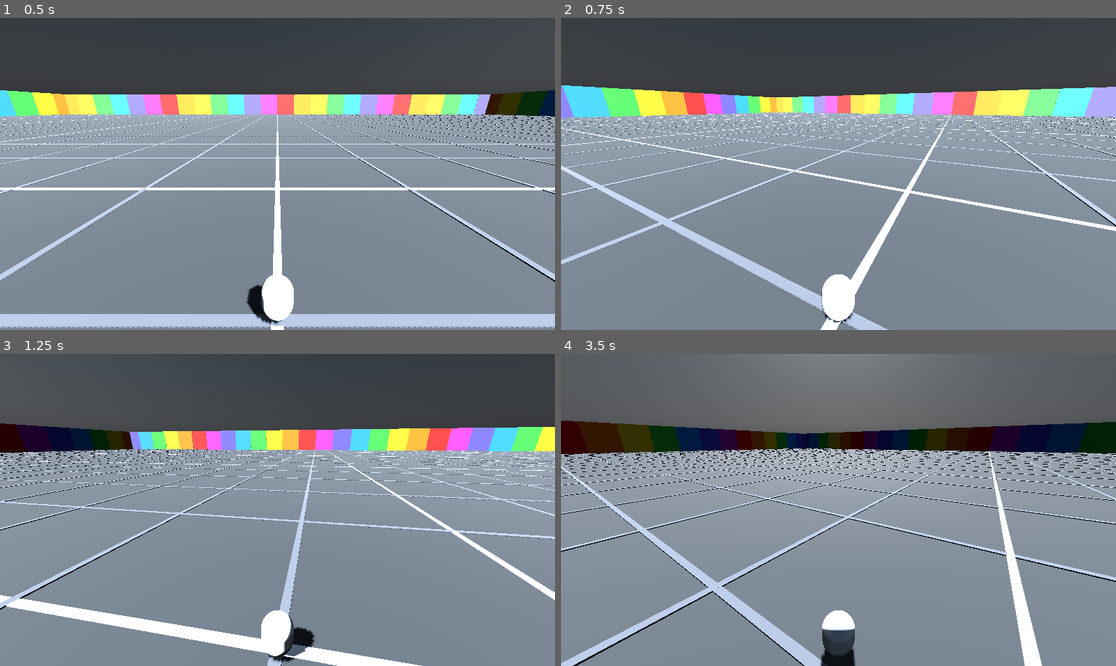
Above: before the commit, frames 1-4 (two rows, left to right).
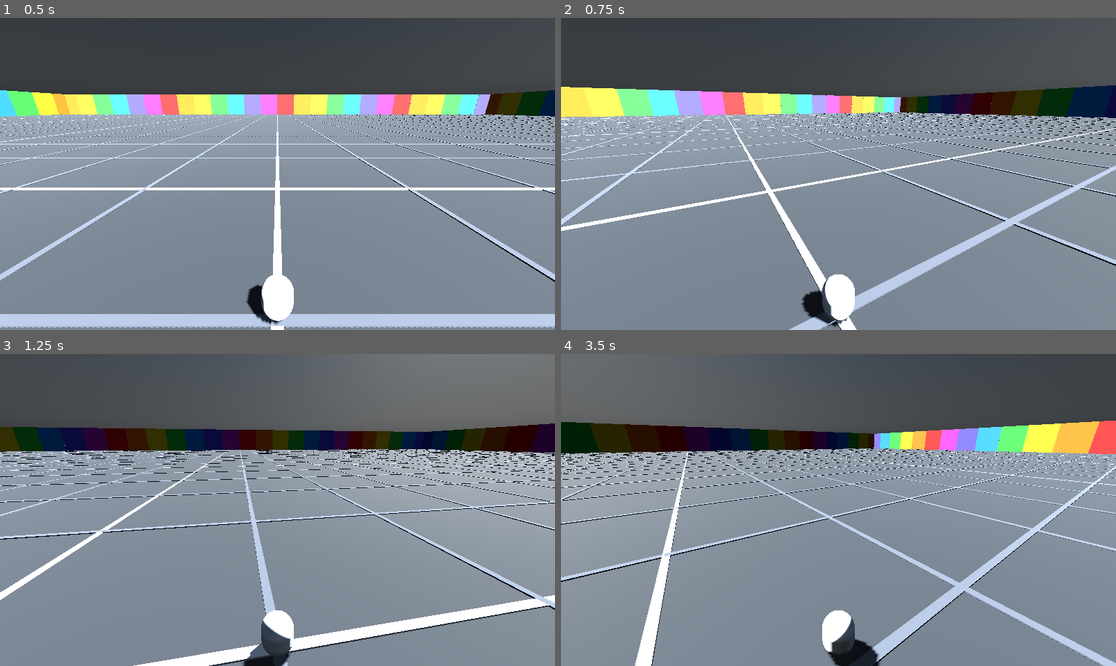
Above: after the commit, the same moments.

Repository: Lansing-Tech-Studio/godot-3d-runner
Game: Godot game, scene res://scenes/main.tscn
Same seed, same stepped clock (60 frames per second), same inputs: the game is played once before the commit and once after it.
Inputs:
- Up to frame 1 (0.5 s): no input
- Up to frame 2 (0.75 s): hold D (turn_right) from 0.53 s (still down); hold Shift (sprint) from 0.53 s (still down)
- Up to frame 3 (1.25 s): keep holding D (turn_right); keep holding Shift (sprint)
- Up to frame 4 (3.5 s): release D (turn_right) at 1.28 s; release Shift (sprint) at 1.28 s; hold S (move_backward) 1.28-2.03 s; tap Shift (sprint) at 1.35, 2.85 s; hold D (turn_right) 2.03-2.78 s; hold Shift (sprint) 2.03-2.78 s; hold W (move_forward) from 2.78 s (still down)

Frame 1 is identical in both runs. In frame 2, 18% of the frame differs, in the area x 0-100%, y 21-100%; in frame 3, 33%; in frame 4, 35%, in the area x 0-100%, y 0-100%.

Commit message:
Fix turn input calculation in player controller

Diff:
--- a/scripts/player_controller.gd
+++ b/scripts/player_controller.gd
@@ -17,7 +17,7 @@
 	_ensure_camera()
 
 func _physics_process(delta: float) -> void:
-	var turn_input := Input.get_action_strength("turn_right") - Input.get_action_strength("turn_left")
+	var turn_input := Input.get_action_strength("turn_left") - Input.get_action_strength("turn_right")
 	rotate_y(turn_input * turn_speed * delta)
 
 	var forward_input := Input.get_action_strength("move_forward")
